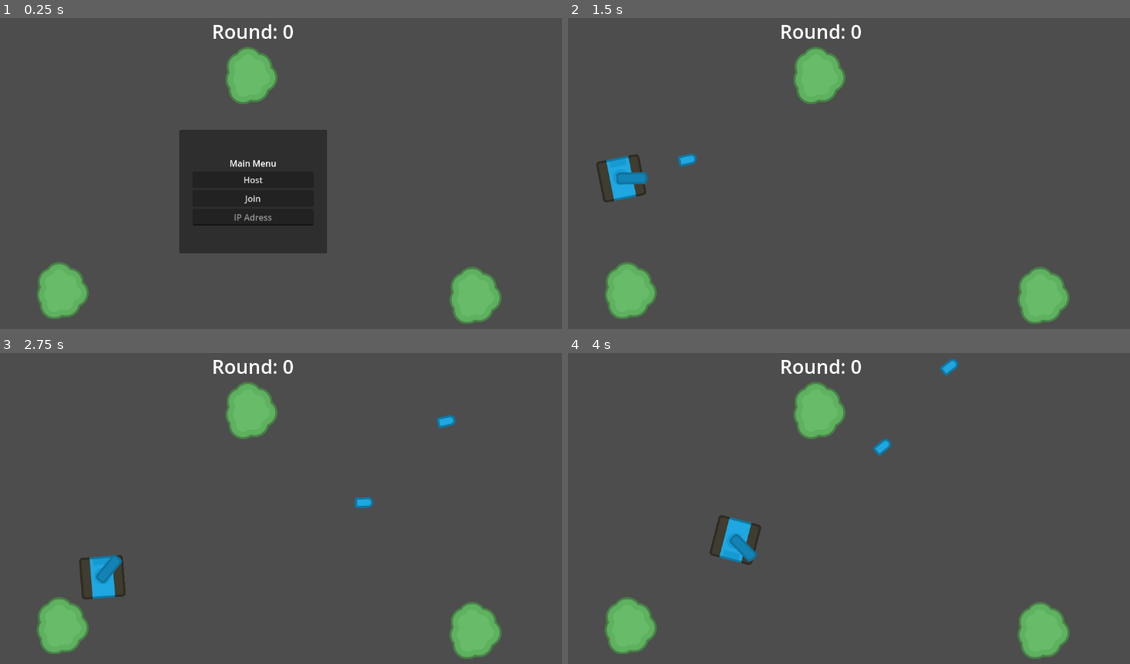
Above: before the commit, frames 1-4 (two rows, left to right).
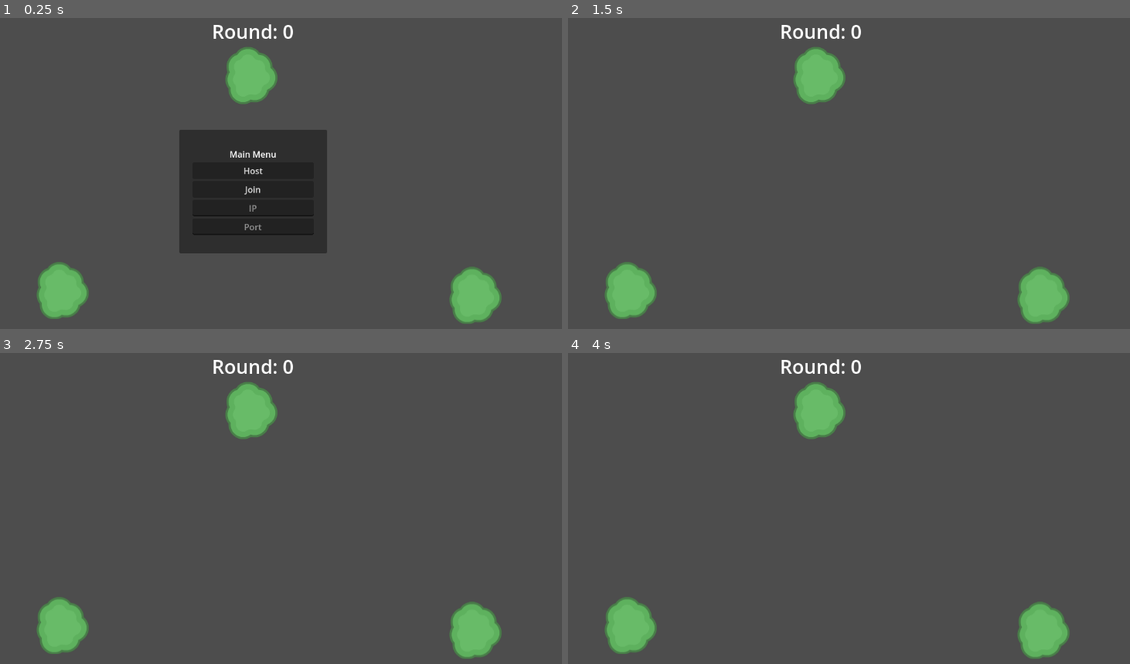
Above: after the commit, the same moments.

Repository: WismyI3easT/Pochullets
Game: Godot game, scene res://Scenes/world.tscn
The game is run twice, just before and just after one commit, with the same random seed, the same clock (stepped at 60 frames per second) and the same inputs.
Inputs (mouse positions are in pixels of both pictures, inside the frame that each line leads up to):
- Up to frame 1 (0.25 s): no input
- Up to frame 2 (1.5 s): click "Host" at 0.5 s; tap Enter at 1.25 s; move the mouse to (955, 173) at 1.27 s; press the mouse at (955, 173) at 1.28 s; hold D (right) from 1.28 s (still down)
- Up to frame 3 (2.75 s): move the mouse to (129, 542) at 2.02 s; release D (right) at 2.03 s; release the mouse at (129, 542) at 2.03 s; hold S (down) from 2.03 s (still down); click (129, 542) at 2.1 s
- Up to frame 4 (4 s): move the mouse to (882, 449) at 2.77 s; release S (down) at 2.78 s; press the mouse at (882, 449) at 2.78 s; hold D (right) 2.78-3.53 s; move the mouse to (792, 595) at 3.52 s; release the mouse at (792, 595) at 3.53 s; hold W (up) from 3.53 s (still down); click (792, 595) at 3.6 s

The runs differ from the first frame. In frame 1, 0.5% of the frame differs, in the area x 34-56%, y 42-70%; in frame 2, 1.2%; in frame 3, 1.2%; in frame 4, 1.3%, in the area x 25-70%, y 1-69%.
Error after the commit: Invalid type in function 'create_server' in base 'ENetMultiplayerPeer'. Cannot convert argument 1 from String to int. (res://Scripts/mpManager.gd:25)

Commit message:
Networking changes

Diff:
--- a/Scenes/mpManager.tscn
+++ b/Scenes/mpManager.tscn
@@ -50,9 +50,14 @@
 layout_mode = 2
 text = "Join"
 
-[node name="AdressEntry" type="LineEdit" parent="MainMenu/MarginContainer/VBoxContainer"]
+[node name="AddressEntry" type="LineEdit" parent="MainMenu/MarginContainer/VBoxContainer"]
 layout_mode = 2
-placeholder_text = "IP Adress"
+placeholder_text = "IP"
+alignment = 1
+
+[node name="PortEntry" type="LineEdit" parent="MainMenu/MarginContainer/VBoxContainer"]
+layout_mode = 2
+placeholder_text = "Port"
 alignment = 1
 
 [connection signal="pressed" from="MainMenu/MarginContainer/VBoxContainer/HostButton" to="." method="_on_host_button_pressed"]
--- a/Scripts/mpManager.gd
+++ b/Scripts/mpManager.gd
@@ -2,11 +2,13 @@
 extends Control
 
 @onready var main_menu = $MainMenu
-@onready var adress_entry = $MainMenu/MarginContainer/VBoxContainer/AdressEntry
+@onready var address_entry = $MainMenu/MarginContainer/VBoxContainer/AddressEntry
+@onready var port_entry = $MainMenu/MarginContainer/VBoxContainer/PortEntry
 
 @export var player_scene: PackedScene
 
-const PORT = 135
+var ip_address = "localhost"
+var port = "696969"
 
 var enet_peer = ENetMultiplayerPeer.new()
 
@@ -20,7 +22,7 @@
 func _on_host_button_pressed():
 	main_menu.hide()
 
-	enet_peer.create_server(PORT)
+	enet_peer.create_server(port)
 	multiplayer.multiplayer_peer = enet_peer
 	multiplayer.peer_connected.connect(add_player)
 
@@ -30,5 +32,11 @@
 func _on_join_button_pressed():
 	main_menu.hide()
 
-	enet_peer.create_client("localhost", PORT)
+	if !address_entry.text.is_empty():
+		ip_address = address_entry.text
+
+	if !port_entry.text.is_empty():
+		port = port_entry.text
+
+	enet_peer.create_client(ip_address, port)
 	multiplayer.multiplayer_peer = enet_peer
Not shown, changed: export_presets.cfg
